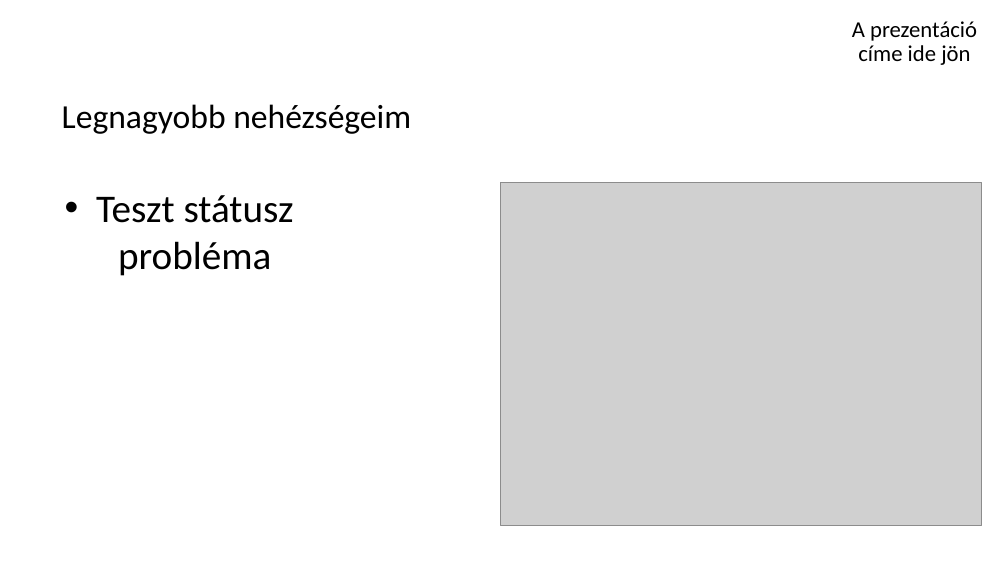
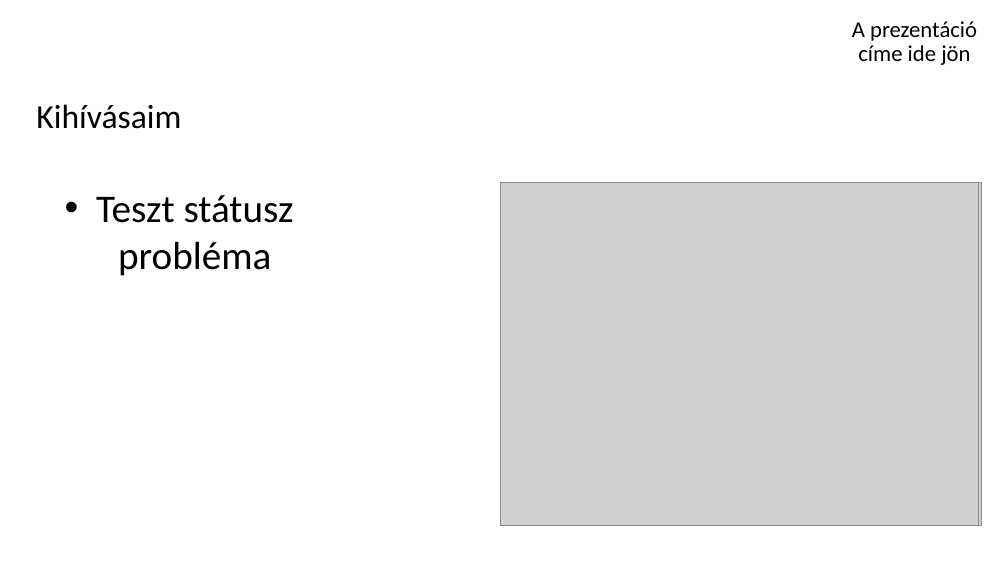
Before and after one commit to schonherz-java-ee-2016-spring/sandbox, a slide deck: slide 5 of krisztianerdei/erdeiKrisztián 0.01.pptx. Drawn at 1008x567 pixels with LibreOffice and Linux fonts; fonts in the diff are those of the drawing; grey boxes stand for pictures; background and template pictures are left out. Boxes give left, top, right and bottom in pixels: in the first picture for what was removed or moved away, otherwise in the second. Text is boxed around its words. In the diff, an @@ line names an element or a change of style, - is before the commit and + after.

```diff
--- a/krisztianerdei/erdeiKrisztián 0.01.pptx
+++ b/krisztianerdei/erdeiKrisztián 0.01.pptx
@@ subtitle at box(36, 104, 181, 129): text changed @@
-Legnagyobb nehézségeim
+Kihívásaim
@@ picture added at box(500, 182, 979, 526) @@
```
Also in this commit, not shown: 5 other slides changed.
